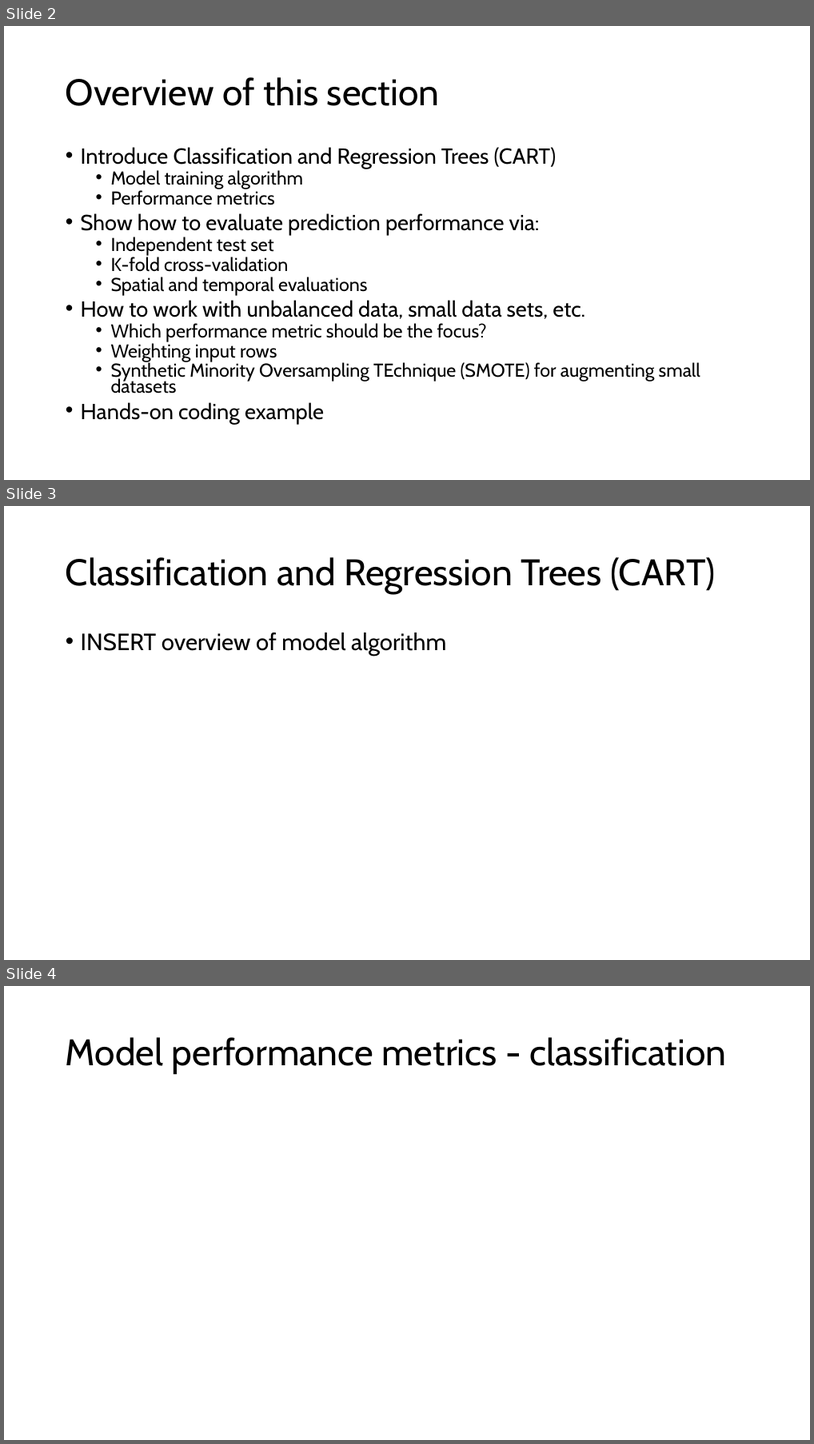
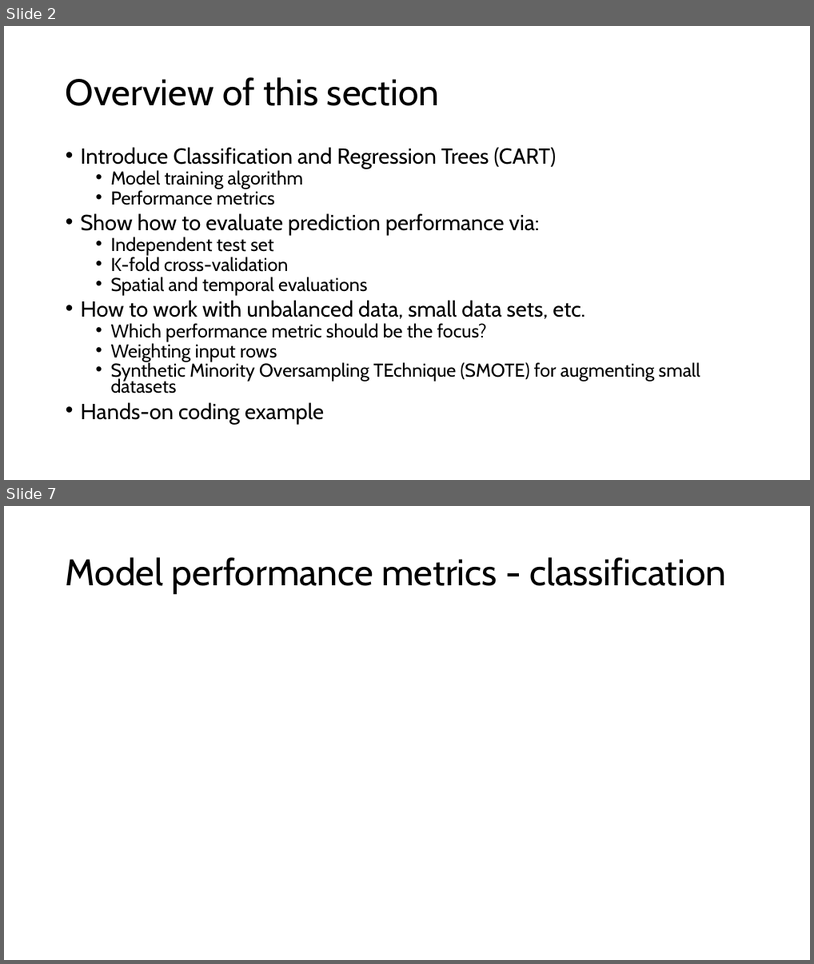
Before and after one commit to grantvagle/ml_methods_workshop, a slide deck: slides/02_model_eval_cv.pptx. Shown one above the other, each under a label of ours: slides 2, 3 and 4 before the commit, slides 2 and 7 after it; the slides between them are not shown. The pictures are 814x1444 and 814x964 pixels, drawn with LibreOffice and Linux fonts; fonts in the diff are those of the drawing. Boxes give left, top, right and bottom in pixels: in the first picture for what was removed or moved away, otherwise in the second. Text is boxed around its words. In the diff, an @@ line names an element or a change of style, - is before the commit and + after.

```diff
--- a/slides/02_model_eval_cv.pptx
+++ b/slides/02_model_eval_cv.pptx
@@ slide 3 removed at [4,506,810,960], background #FFFFFF @@
@@ title removed at [66,557,716,594] @@
-Classification and Regression Trees (CART)
@@ text removed at [81,632,446,656] @@
-• INSERT overview of model algorithm
@@ what was slide 4 is now slide 7 @@
```
Also in this commit, not shown: 1 slide changed, 4 slides added.
